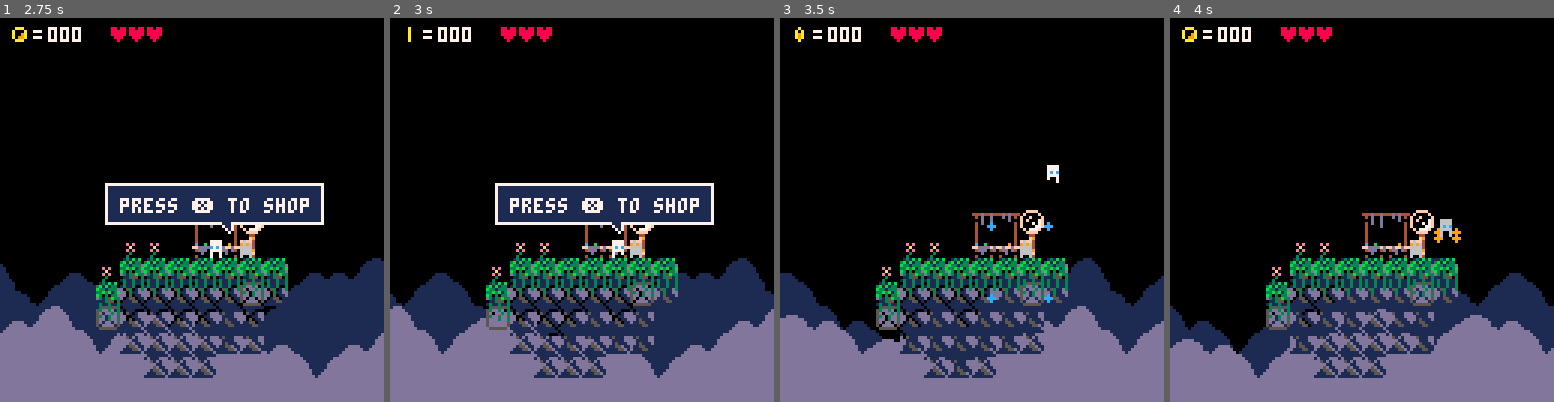
Above: before the commit, frames 1-4 (left to right).
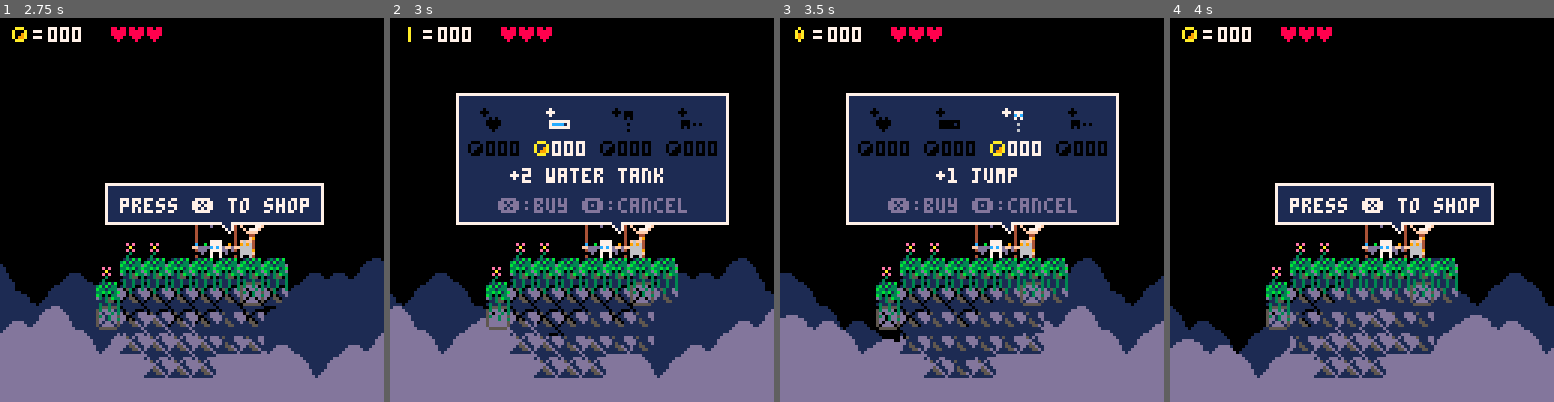
Above: after the commit, the same moments.

Repository: rdelos747/pico8
Game: PICO-8 cartridge jumper.p8
Two runs of this game, one before a commit and one after it. Both use one fixed random seed, a clock stepped at 60 frames per second and the inputs below.
Inputs:
- Up to frame 1 (2.75 s): tap O (Z key) at 0.33, 0.7, 1.43, 2.22 s; tap X (X key) at 1.07, 2.07, 2.4, 2.73 s; hold Left 1.97-2.37 s
- Up to frame 2 (3 s): hold Right from 2.87 s (still down)
- Up to frame 3 (3.5 s): keep holding Right; tap X (X key) at 3.07, 3.4 s; tap O (Z key) at 3.1 s
- Up to frame 4 (4 s): release Right at 3.53 s; tap X (X key) at 3.73 s; tap O (Z key) at 3.98 s

Frame 1 is identical in both runs. In frame 2, 19% of the frame differs, in the area x 17-89%, y 19-63%; in frame 3, 23%, in the area x 17-89%, y 19-75%; in frame 4, 6.6%.

Commit message:
Thu Jul 11 19:37:53 EDT 2019

Diff:
--- a/jumper.p8
+++ b/jumper.p8
@@ -1,5 +1,5 @@
 pico-8 cartridge // http://www.pico-8.com
-version 16
+version 18
 __lua__
 --[[
 jumper`
@@ -117,7 +117,7 @@
 
 	//temp
 	init_shop()
-	shop={x=78,y=72,tm=0}
+	shop.y=72
 	scroll=0
 	//temp
 
@@ -158,6 +158,10 @@
 	if scroll>0 then
 		update_scroll()
 	else
+		if pp.shopping then
+			update_shopping()
+			return
+		end
 		update_player()
 		update_bullets()
 	end
@@ -222,7 +226,9 @@
 		shoot=0,
 		w_tm=0,
 		hp=3,
-		hp_max=3
+		hp_max=3,
+		shopping=false,
+		can_shop=false
 	}
 end
 
@@ -253,7 +259,8 @@
 	end
 
 	--water meter
-	if pp.shoot>0 or btn(❎) or
+	if pp.shoot>0 or
+				(btn(❎) and not pp.shopping) or
 				(touch_water() and
 					pp.water<p_max_water)
 				then
@@ -506,7 +513,15 @@
 -- ===================
 function init_shop()
 	l_type="shop"
-	shop={x=78,y=200,tm=0}
+	shop={
+		x=78,y=200,tm=0,idx=0,
+		labels={
+		"+1 heart",
+		"+2 water tank",
+		"+1 jump",
+		"+1 water damage"
+		}
+	}
 	level={}
 	local s_level={
 		{0,0,0,0,46,47,0,0},
@@ -556,13 +571,82 @@
 	spr(shop_s,shop.x,shop.y)
 
 	-- shop box
-	if pp.y==shop.y+4 and
+	if pp.shopping then
+		draw_shopping()
+	elseif pp.y==shop.y+4 and
 				pp.x<shop.x and
 				pp.x>shop.x-20 then
 		draw_shop_ask()
+		pp.can_shop=true
+		if btn(❎) and
+					not pp.shopping then
+			pp.shopping=true
+		end
 	else
+		if pp.can_shop then
+			pp.can_shop=false
+			shop.tm=20
+		end
 		draw_shop_yell()
 	end
+end
+
+function update_shopping()
+	if btnp(🅾️) then
+		pp.shopping=false
+		shop.tm=20
+		return
+	end
+	if btnp(⬅️) and shop.idx>0 then
+		shop.idx-=1
+	elseif btnp(➡️) and shop.idx<3 then
+		shop.idx+=1
+	end
+end
+
+function draw_shopping()
+	rectfill(22,25,112,68,1)
+	rect(22,25,112,68,7)
+	--item
+	for i=0,3 do
+		draw_shop_item(i+64,30+(i*22),
+			30,0,(i==shop.idx))
+	end
+	--label
+	local ll=shop.labels[shop.idx+1]
+	print(ll,66-#ll*2,50,7)
+
+	--actions
+	print("❎:buy 🅾️:cancel",
+		36,60,13)
+
+	spr(61,72,68)
+end
+
+function draw_shop_item(
+s,x,y,p,active)
+	if not active then
+		pal(2,0)
+		pal(6,0)
+		pal(7,0)
+		pal(8,0)
+		pal(9,0)
+		pal(10,0)
+		pal(12,0)
+	end
+	--icon
+	spr(s,x,y)
+
+	--price
+	spr(48,x-6,y+10)
+	local b=p_max_coin
+	local s=""
+	while b>p and b>10 do
+		b=b/10
+		if(b>p)s=s.."0"
+	end
+	print(s..p,x+2,y+11)
+	pal()
 end
 
 function draw_shop_ask()
@@ -913,6 +997,14 @@
 000aaa000000a0000000a0000000a0000aa99aa000aaaa00000aa00000aaaa000088800000666600006666000066660060666606000000000000000000000000
 0000000000000000000000000000000000aaaa00000aa000000aa000000aa0000008000000666600006666000066660000666600000000000000000000000000
 00000000000000000000000000000000000000000000000000000000000000000000000000600600006006000060060000600600000000000000000000000000
+07000000070000000700000007000000000000000000000000000000000000000000000000000000000000000000000000000000000000000000000000000000
+77700000777000007770777077700000000000000000000000000000000000000000000000000000000000000000000000000000000000000000000000000000
+07000000070000000700c7c007000000000000000000000000000000000000000000000000000000000000000000000000000000000000000000000000000000
+00080800000000000000707000000000000000000000000000000000000000000000000000000000000000000000000000000000000000000000000000000000
+00828880077777770000000007770000000000000000000000000000000000000000000000000000000000000000000000000000000000000000000000000000
+0082888007cccc07000006000c7c0c0c000000000000000000000000000000000000000000000000000000000000000000000000000000000000000000000000
+00088800077777770000000007070000000000000000000000000000000000000000000000000000000000000000000000000000000000000000000000000000
+00008000000000000000060000000000000000000000000000000000000000000000000000000000000000000000000000000000000000000000000000000000
 
 
 
